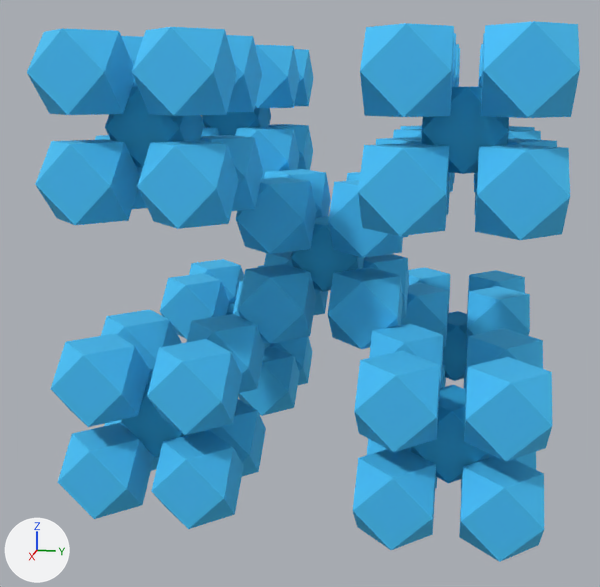
The glTF model fractalarchimedean/vr/salas/glb/fractalcuboctahedron2.glb as it was, and as the next commit left it.
The view is the same before and after, from a 50 mm camera at (12.37, 2.02, 2.42) aimed at (0.23, -0.41, -0.61). Lighting does not change. The marker at lower left points along +X, +Y and +Z. Where no turn or scale is listed for an object, it has been applied to the vertices.
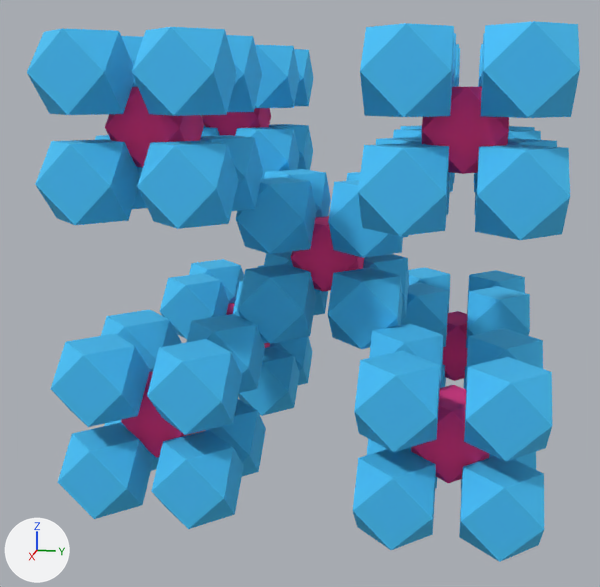
Pixel boxes (x1, y1, x2, y2) of what changed, in the pictures (600 x 587 px):
'Mesh_35', recoloured: (422, 87, 509, 174) in both
'Mesh_8', recoloured: (105, 87, 204, 167) in both
'Mesh_71', recoloured: (411, 385, 489, 483) in both
'Mesh_80', recoloured: (291, 216, 364, 291) in both
'Mesh_44', recoloured: (121, 371, 205, 458) in both
'Mesh_62', recoloured: (443, 311, 468, 381) in both
'Mesh_17', recoloured: (202, 108, 271, 136) in both

What the commit changed:
Material 'Cor8.008' (mat_cor8_008) changes colour from cyan #33b3e5 to pink #f73e92; in linear values from (0.0331, 0.448, 0.787) to (0.933, 0.048, 0.287).
Material 'Cor8.017' (mat_cor8_017) changes colour from cyan #33b3e5 to pink #f73e92; in linear values from (0.0331, 0.448, 0.787) to (0.933, 0.048, 0.287).
Material 'Cor8.035' (mat_cor8_035) changes colour from cyan #33b3e5 to pink #f73e92; in linear values from (0.0331, 0.448, 0.787) to (0.933, 0.048, 0.287).
Material 'Cor8.044' (mat_cor8_044) changes colour from cyan #33b3e5 to pink #f73e92; in linear values from (0.0331, 0.448, 0.787) to (0.933, 0.048, 0.287).
Material 'Cor8.062' (mat_cor8_062) changes colour from cyan #33b3e5 to pink #f73e92; in linear values from (0.0331, 0.448, 0.787) to (0.933, 0.048, 0.287).
Material 'Cor8.071' (mat_cor8_071) changes colour from cyan #33b3e5 to pink #f73e92; in linear values from (0.0331, 0.448, 0.787) to (0.933, 0.048, 0.287).
Material 'Cor8.080' (mat_cor8_080) changes colour from cyan #33b3e5 to pink #f73e92; in linear values from (0.0331, 0.448, 0.787) to (0.933, 0.048, 0.287).
